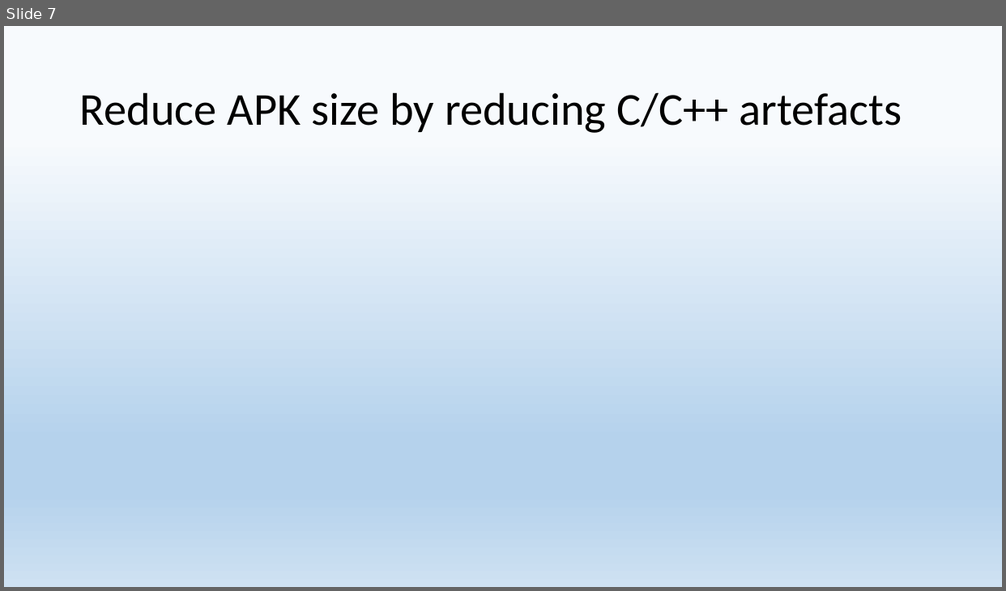
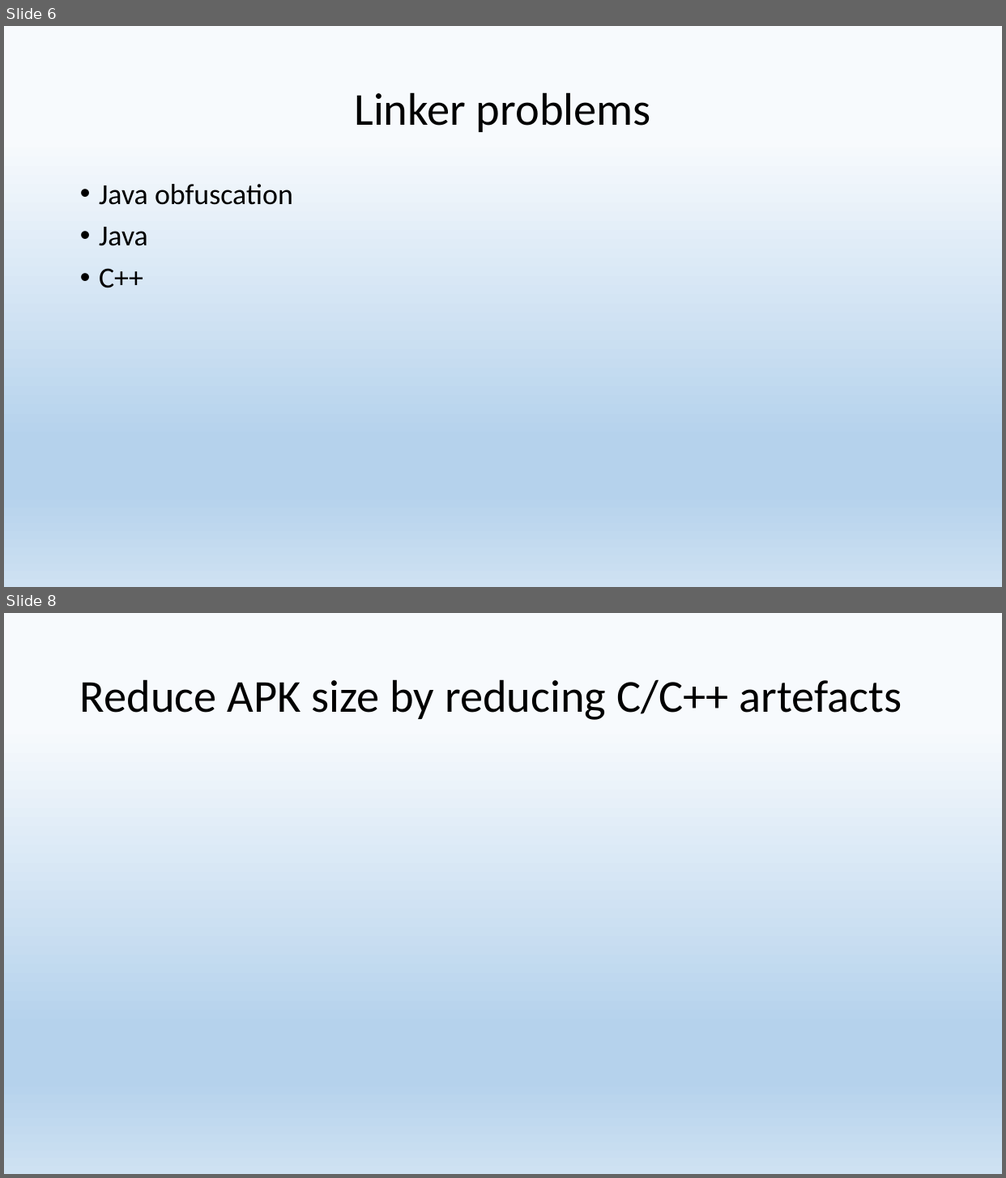
Before and after one commit to 9majka/NDK_presentation, a slide deck: NDK.pptx. Shown one above the other, each under a label of ours: slide 7 before the commit, slides 6 and 8 after it; the slides between them are not shown. The pictures are 1006x591 and 1006x1178 pixels, drawn with LibreOffice and Linux fonts; fonts in the diff are those of the drawing. Boxes give left, top, right and bottom in pixels: in the first picture for what was removed or moved away, otherwise in the second. Text is boxed around its words. In the diff, an @@ line names an element or a change of style, - is before the commit and + after.

```diff
--- a/NDK.pptx
+++ b/NDK.pptx
@@ slide 6 added at box(4, 26, 1002, 587), background gradient #F7FAFD to #B5D2EC to #CEE1F2 @@
@@ title added at box(354, 92, 651, 132), 44 pt, text #000000 @@
+Linker problems
@@ text added at box(99, 184, 293, 288), 28 pt, text #000000 @@
+• Java obfuscation
+• Java
+• C++
@@ what was slide 7 is now slide 8 @@
```
Also in this commit, not shown: 5 slides changed, 1 other slide added, 1 slide removed, 10 other files.
